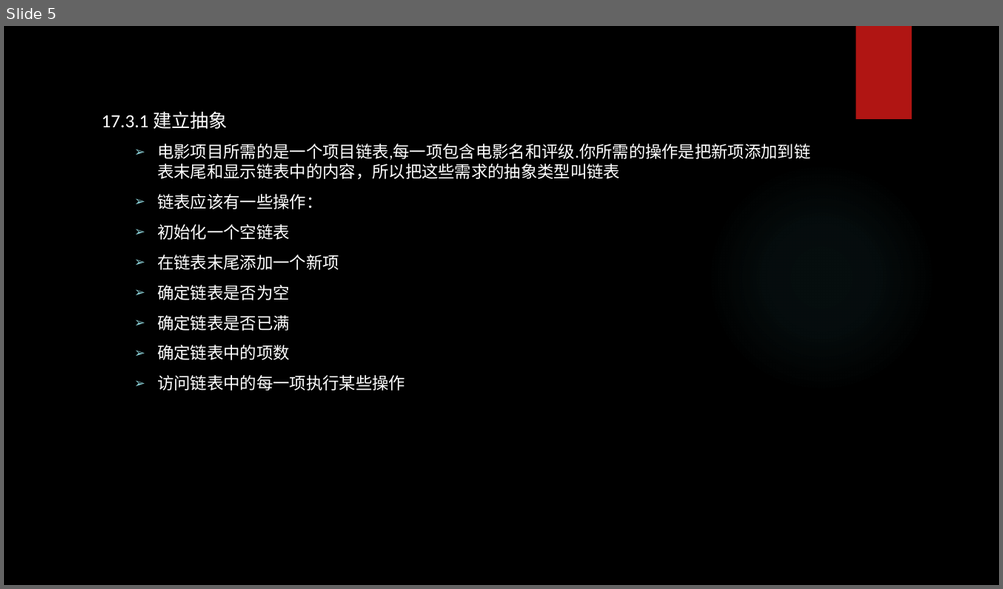
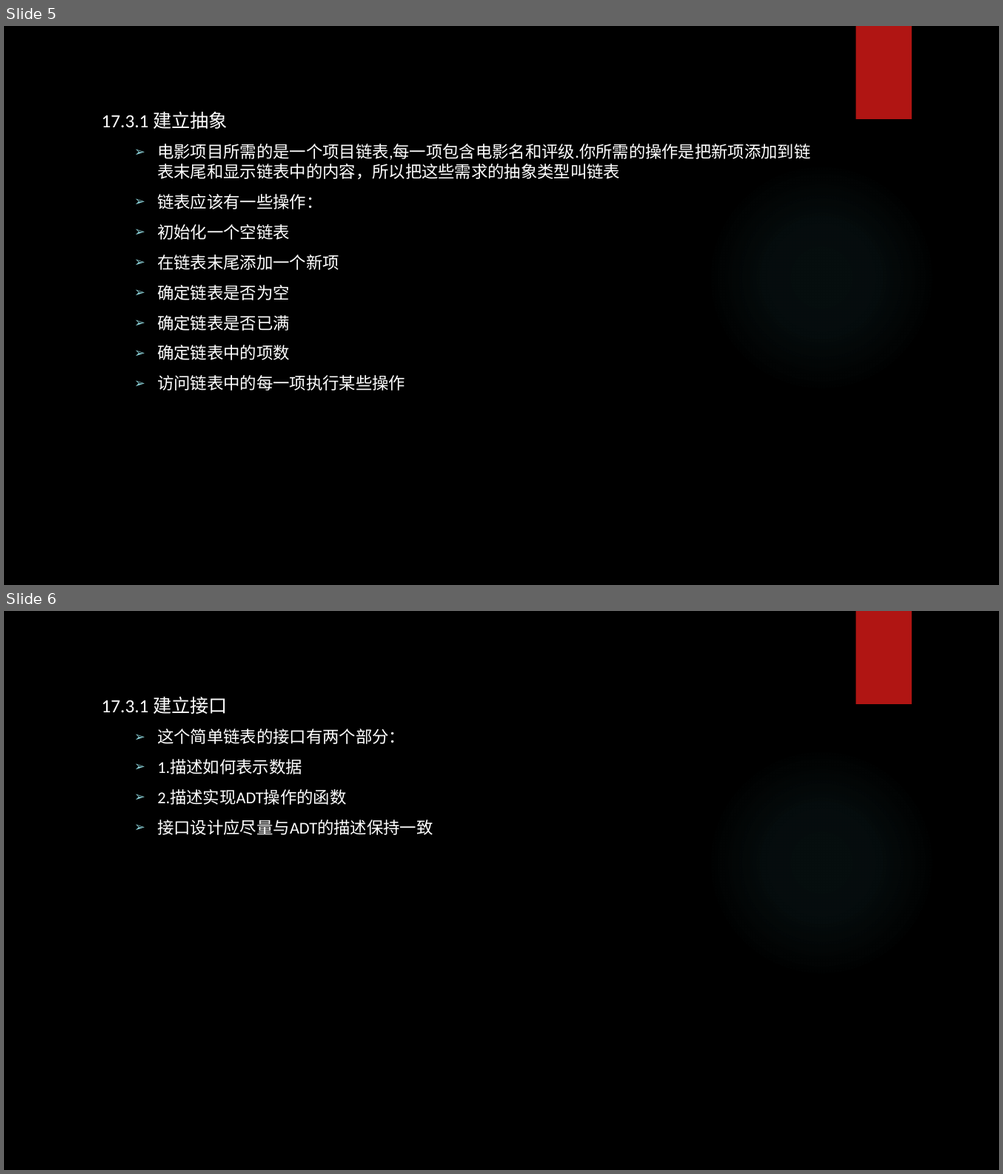
Before and after one commit to tsyin/c_ppt-code, a slide deck: PPT/17 高级数据表示.pptx. Shown one above the other, each under a label of ours: slide 5 before the commit, slides 5 and 6 after it. The pictures are 1003x589 and 1003x1174 pixels, drawn with LibreOffice and Linux fonts; fonts in the diff are those of the drawing; background and template pictures are left out. Boxes give left, top, right and bottom in pixels: in the first picture for what was removed or moved away, otherwise in the second. Text is boxed around its words. In the diff, an @@ line names an element or a change of style, - is before the commit and + after.

```diff
--- a/PPT/17 高级数据表示.pptx
+++ b/PPT/17 高级数据表示.pptx
@@ slide 6 added at [4,611,999,1170], background picture (left out); not listed: 2 template elements that a slide beside it also shows @@
@@ text added at [102,696,432,835], 16 pt, text #FFFFFF @@
+17.3.1 建立接口
+  ➢ 这个简单链表的接口有两个部分：
+  ➢ 1.描述如何表示数据
+  ➢ 2.描述实现ADT操作的函数
+  ➢ 接口设计应尽量与ADT的描述保持一致
```
Also in this commit, not shown: 4 other files.
